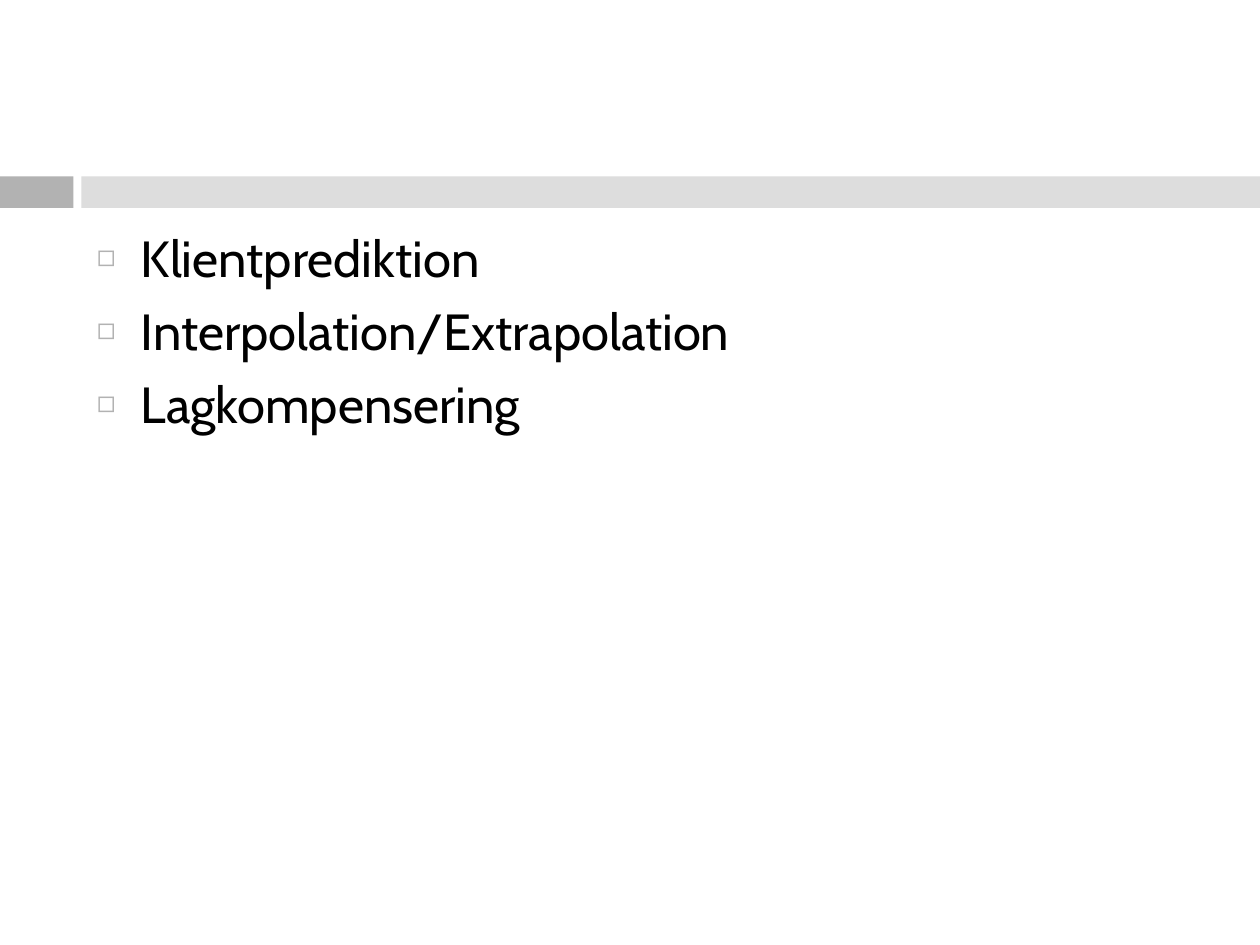
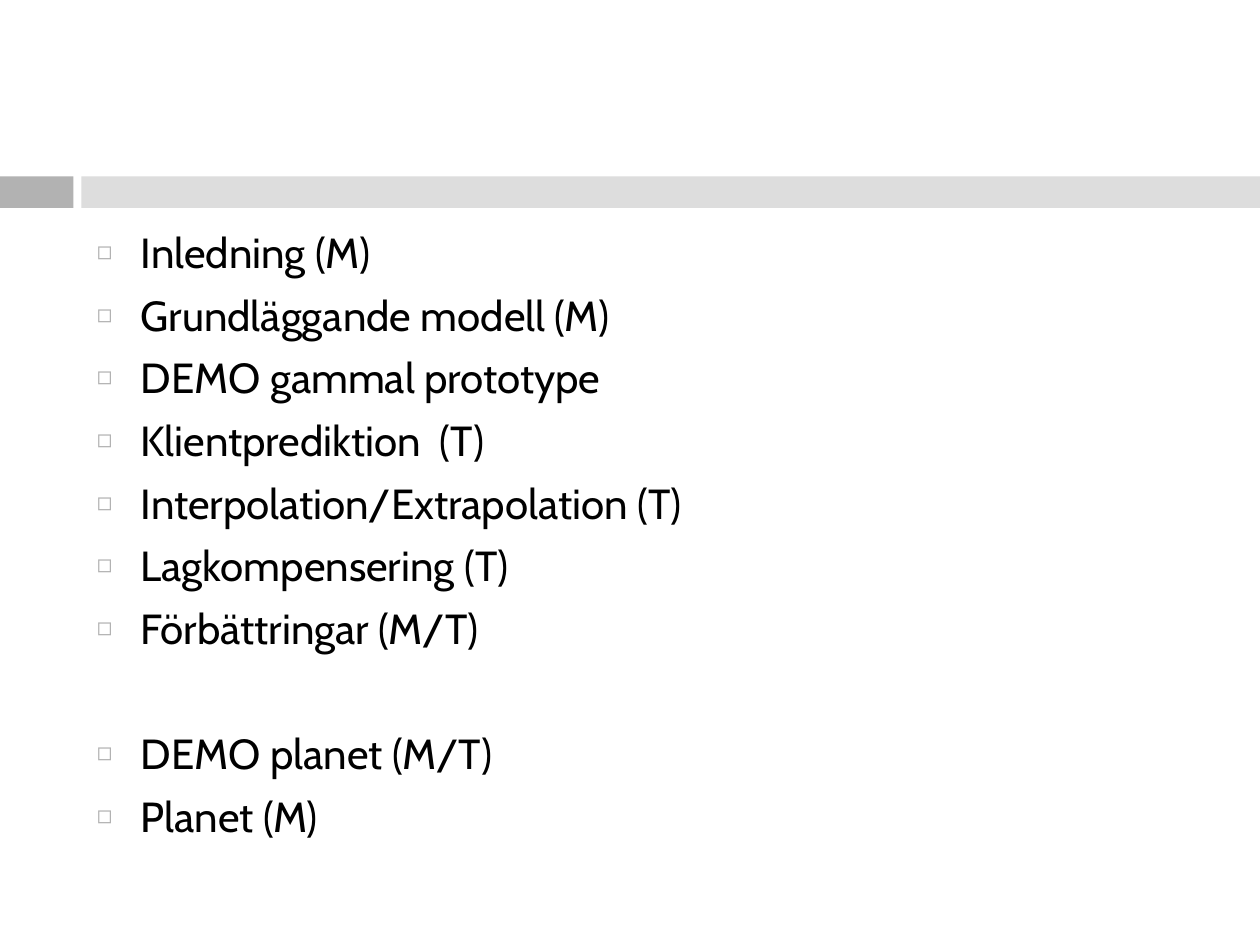
Before and after one commit to southor/planet, a slide deck: slide 2 of presentation/Natverksspel.ppt. Drawn at 1260x945 pixels with LibreOffice and Linux fonts; fonts in the diff are those of the drawing. Boxes give left, top, right and bottom in pixels: in the first picture for what was removed or moved away, otherwise in the second. Text is boxed around its words. In the diff, an @@ line names an element or a change of style, - is before the commit and + after.

```diff
--- a/presentation/Natverksspel.ppt
+++ b/presentation/Natverksspel.ppt
@@ text at (141, 236, 681, 838): text changed; size 29 to 24 pt @@
-◻ Klientprediktion
-◻ Interpolation/Extrapolation
-◻ Lagkompensering
+◻ Inledning (M)
+◻ Grundläggande modell (M)
+◻ DEMO gammal prototype
+◻ Klientprediktion (T)
+◻ Interpolation/Extrapolation (T)
+◻ Lagkompensering (T)
+◻ Förbättringar (M/T)
+◻ DEMO planet (M/T)
+◻ Planet (M)
```
Also in this commit, not shown: 4 slides added, 1 other file.
